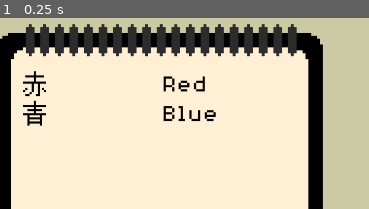
Above: before the commit, frame 1.
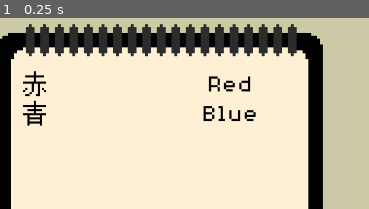
Above: after the commit, the same moment.

Repository: emkartch/Capstone_Bottoh
Game: Godot game, scene res://main.tscn
The game is run twice, just before and just after one commit, with the same random seed, the same clock (stepped at 60 frames per second) and the same inputs.
Inputs:
- Up to frame 1 (0.25 s): no input
The pictures show only the part of the screen within x 50-100%, y 0-50%; the shares and areas given below are measured in that part.

The runs differ from the first frame. In frame 1, 1.9% of the frame differs, in the area x 44-70%, y 30-54%.

Commit message:
Create difference between selects
The select function now recognizes the differences between questions and answers.

Diff:
--- a/没頭-(bottō)/main.gd
+++ b/没頭-(bottō)/main.gd
@@ -3,6 +3,9 @@
 @onready var pickable_array = get_tree().get_nodes_in_group("pickable")
 @onready var question_array = get_tree().get_nodes_in_group("question")
 @onready var answer_array = get_tree().get_nodes_in_group("answer")
+
+var group_type = null
+var select_group_type = null
 
 func _ready():
 	for pick in pickable_array:
@@ -12,6 +15,11 @@
 	pass
 
 func _on_click(clicked_node):
+
+	if clicked_node.is_in_group("question"):
+		group_type = 'question'
+	else:
+		group_type = 'answer'
 
 	if clicked_node.is_select:
 
@@ -24,11 +32,21 @@
 		var selected = get_tree().get_nodes_in_group("selected")
 
 		if not selected.is_empty():
-			selected[0].select_line.visible = false
-			selected[0].is_select = false
-			selected[0].remove_from_group("selected")
+			for select in selected:
+				if select.is_in_group("question"):
+					select_group_type = 'question'
+				else:
+					select_group_type = 'answer'
+
+				if group_type == select_group_type:
+					select.select_line.visible = false
+					select.is_select = false
+					select.remove_from_group("selected")
 
 		clicked_node.add_to_group("selected")
 
 		clicked_node.select_line.visible = true
 		clicked_node.is_select = true
+
+	group_type = null
+	select_group_type = null
--- a/没頭-(bottō)/main.tscn
+++ b/没頭-(bottō)/main.tscn
@@ -159,6 +159,7 @@
 [node name="Label" parent="NotesContainer/Notepad/Colors/Red JPN" index="1" unique_id=877096705]
 theme_override_font_sizes/font_size = 60
 text = "赤"
+horizontal_alignment = 1
 
 [node name="Red" type="Label" parent="NotesContainer/Notepad/Colors" unique_id=973651807]
 custom_minimum_size = Vector2(100, 0)
@@ -166,6 +167,7 @@
 size_flags_horizontal = 3
 theme_override_font_sizes/font_size = 60
 text = "Red"
+horizontal_alignment = 1
 autowrap_mode = 1
 
 [node name="Blue JPN" parent="NotesContainer/Notepad/Colors" unique_id=728258094 groups=["answer"] instance=ExtResource("4_272bh")]
@@ -175,6 +177,7 @@
 [node name="Label" parent="NotesContainer/Notepad/Colors/Blue JPN" index="1" unique_id=877096705]
 theme_override_font_sizes/font_size = 60
 text = "青"
+horizontal_alignment = 1
 
 [node name="Blue" type="Label" parent="NotesContainer/Notepad/Colors" unique_id=89291622]
 custom_minimum_size = Vector2(100, 0)
@@ -182,6 +185,7 @@
 size_flags_horizontal = 3
 theme_override_font_sizes/font_size = 60
 text = "Blue"
+horizontal_alignment = 1
 autowrap_mode = 1
 
 [node name="R Notepad Arrow" type="TextureButton" parent="NotesContainer/Notepad" unique_id=1921228062]
--- a/没頭-(bottō)/objects/pickable.gd
+++ b/没頭-(bottō)/objects/pickable.gd
@@ -17,26 +17,6 @@
 	if is_hover:
 		if Input.is_action_just_pressed("click"):
 			emit_signal("clicked", self)
-			#if is_select:
-				##label.remove_theme_color_override("font_color")
-				##label.add_theme_color_override("font_color", Color.DIM_GRAY)
-				#select_line.visible = false
-				#is_select = false
-			#elif not is_select:
-				##label.add_theme_color_override("font_color", Color.AQUA)
-				##var tween = create_tween()
-				##tween.tween_property(select_line, "points[1][0]", text_size[0], 1.0)
-				#
-				#var selected = get_tree().get_nodes_in_group("selected")
-				#if selected.size > 0:
-					#selected[0].select_line.visible = false
-					#selected[0].is_select = false
-					#selected[0].remove_from_group("selected")
-				#
-				#add_to_group("selected")
-				#
-				#select_line.visible = true
-				#is_select = true
 
 func update_collision_shape():
 	# Ensure the label's text is updated before getting the size
